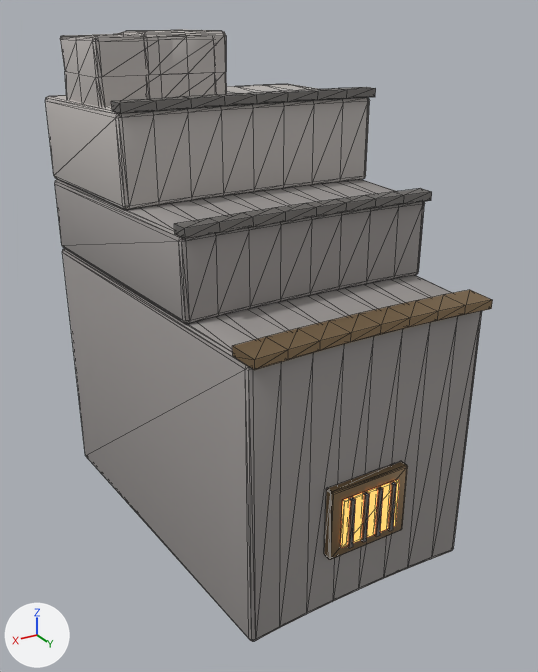
What one commit did to the glTF model unity/Assets/LastBell/Areas/Area2/Models/SM_Area2_Wall_Hatch.glb.
One viewpoint serves both versions: a 50 mm camera at (4.28, -13.44, 4.29) aimed at (-0.04, -20.63, 0.69). The axes (+X, +Y, +Z) are drawn at lower left. The lights are the same throughout. The older version comes first. Mesh edges are drawn as thin lines. Vertices at exactly the same position are counted once.

The first picture shows 'SM_Area2_Wall_Hatch'.
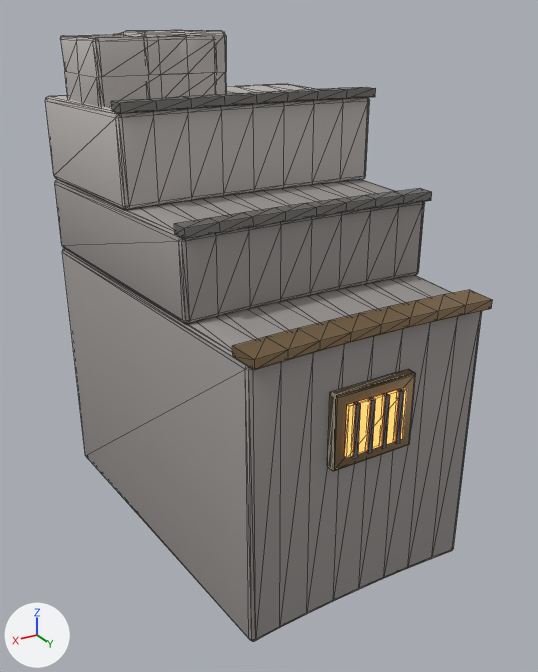
Changed parts and their boxes (x1, y1, x2, y2) in the pictures (538 x 672 px; the box of a moved part takes in the faces that stretch with it):
part 1 of me_sm_area2_wall_hatch, moved or reshaped: before (324, 462, 408, 560); after (328, 370, 416, 471)
part 2 of me_sm_area2_wall_hatch, moved or reshaped: before (387, 481, 397, 532); after (394, 389, 404, 444)
part 3 of me_sm_area2_wall_hatch, moved or reshaped: before (374, 486, 383, 537); after (380, 393, 390, 449)
part 4 of me_sm_area2_wall_hatch, moved or reshaped: before (361, 492, 370, 542); after (366, 398, 376, 454)
part 5 of me_sm_area2_wall_hatch, moved or reshaped: before (347, 497, 356, 548); after (351, 402, 361, 459)
part 6 of me_sm_area2_wall_hatch, moved or reshaped: before (341, 480, 399, 548); after (345, 388, 407, 458)
part 7 of me_sm_area2_wall_hatch, moved or reshaped: (60, 35, 181, 107) in both

The change, as a list of edits to the scene's bpy script:
```text
Change me_sm_area2_wall_hatch:
    where me_sm_area2_wall_hatch.from_pydata(...)  # 1006 vertices, 1920 faces; spans x -1.75..1.75, y -23.39..-18.43, z -1.7..4.13
    used by ob_sm_area2_wall_hatch; location = (0.0, 0.0, 0.0)
    me_sm_area2_wall_hatch part 1: the loose piece of 56 vertices spanning x -0.5..0.5, y -18.62..-18.5, z -0.98..-0.12 is moved by (0.0, 0.0, 1.1)
    me_sm_area2_wall_hatch part 2: the loose piece of 8 vertices spanning x -0.29..-0.25, y -18.49..-18.43, z -0.85..-0.25 is moved by (0.0, 0.0, 1.1)
    me_sm_area2_wall_hatch part 3: the loose piece of 8 vertices spanning x -0.12..-0.06, y -18.49..-18.43, z -0.85..-0.25 is moved by (0.0, 0.0, 1.1)
    me_sm_area2_wall_hatch part 4: the loose piece of 8 vertices spanning x 0.06..0.12, y -18.49..-18.43, z -0.85..-0.25 is moved by (0.0, 0.0, 1.1)
    me_sm_area2_wall_hatch part 5: the loose piece of 8 vertices spanning x 0.25..0.29, y -18.49..-18.43, z -0.85..-0.25 is moved by (0.0, 0.0, 1.1)
    me_sm_area2_wall_hatch part 6: the loose piece of 8 vertices spanning x -0.36..0.36, y -18.51..-18.47, z -0.84..-0.26 is moved by (0.0, 0.0, 1.1)
    me_sm_area2_wall_hatch part 7: 49 of 1006 vertices moved; they spanned x 0.14..1.61, y -22.55..-21.42, z 3.3..4.1 and now span x 0.15..1.61, y -22.56..-21.41, z 3.3..4.1; mean shift (0.0, 0.0, 0.0); largest move (1.54, -21.46, 3.35) -> (1.55, -21.44, 3.38)
```
